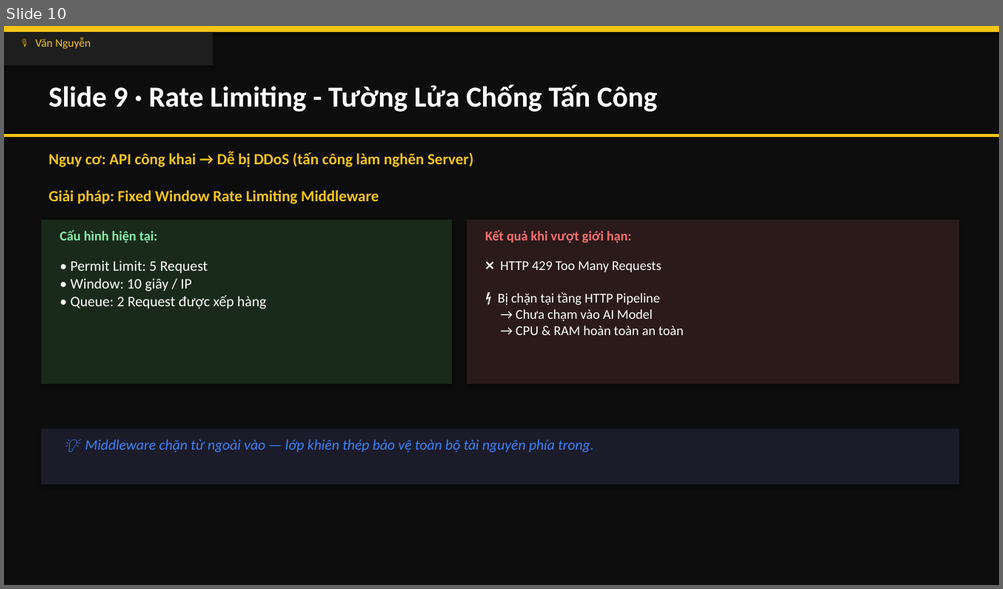
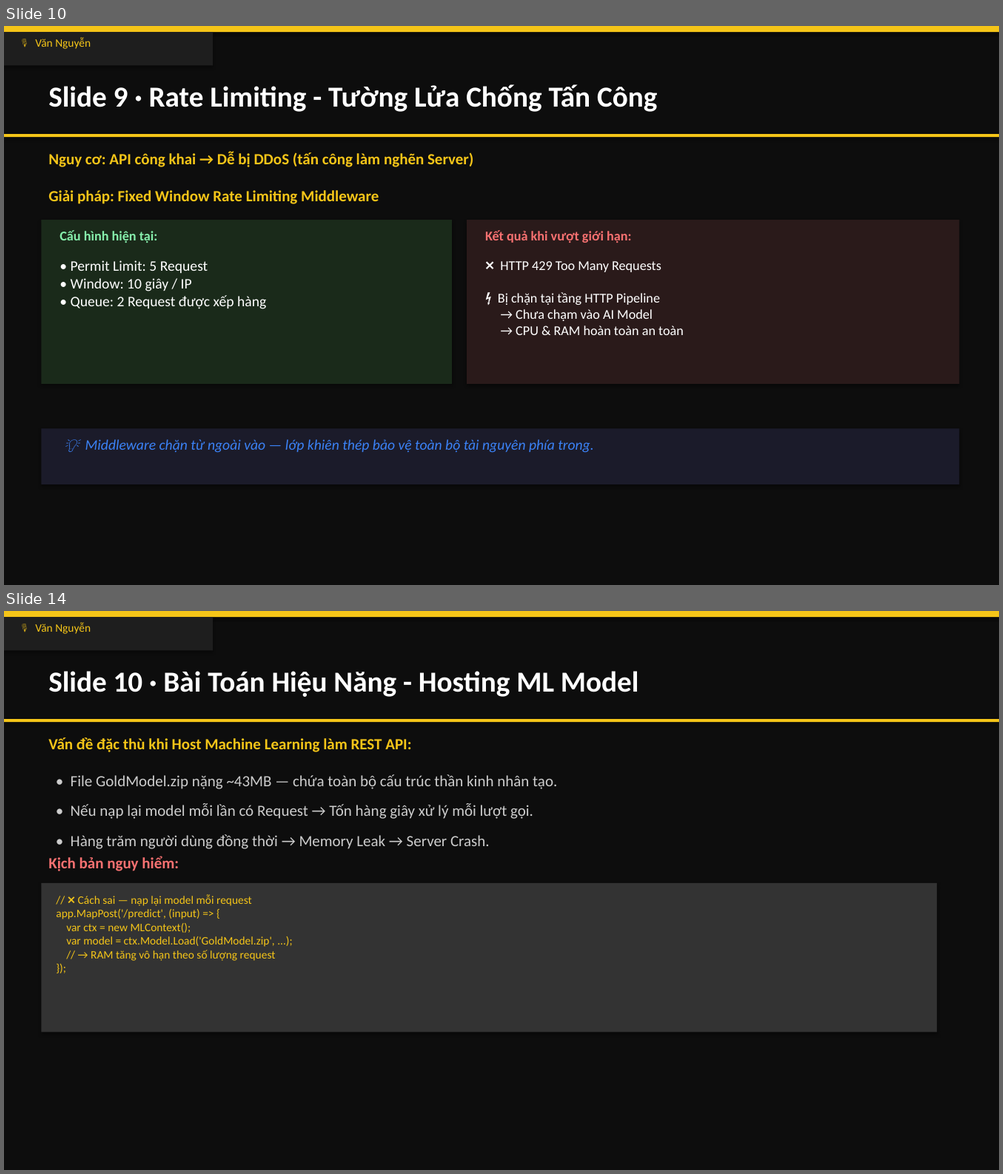
Before and after one commit to ThanhTrunggDEV/Group3, a slide deck: X-AURUM_Presentation.pptx. Shown one above the other, each under a label of ours: slide 10 before the commit, slides 10 and 14 after it; the slides between them are not shown. The pictures are 1003x589 and 1003x1174 pixels, drawn with LibreOffice and Linux fonts; fonts in the diff are those of the drawing. Boxes give left, top, right and bottom in pixels: in the first picture for what was removed or moved away, otherwise in the second. Text is boxed around its words. In the diff, an @@ line names an element or a change of style, - is before the commit and + after.

```diff
--- a/X-AURUM_Presentation.pptx
+++ b/X-AURUM_Presentation.pptx
@@ slide 14 added at (4, 611, 999, 1170), background #0D0D0D @@
@@ rectangle added at (4, 611, 999, 617), fill #F5C518 @@
@@ rectangle added at (4, 617, 213, 650), fill #1E1E1E @@
@@ text added at (35, 622, 91, 634), 11 pt, text #F5C518 @@
+🎙 Văn Nguyễn
@@ text added at (48, 671, 639, 697), 28 pt, text #FFFFFF, bold @@
+Slide 10 · Bài Toán Hiệu Năng - Hosting ML Model
@@ rectangle added at (4, 719, 999, 722), fill #F5C518 @@
@@ text added at (48, 738, 411, 752), 15 pt, text #F5C518, bold @@
+Vấn đề đặc thù khi Host Machine Learning làm REST API:
@@ text added at (71, 775, 557, 789), 15 pt, text #CCCCCC @@
+• File GoldModel.zip nặng ~43MB — chứa toàn bộ cấu trúc thần kinh nhân tạo.
@@ text added at (71, 803, 533, 819), 15 pt, text #CCCCCC @@
+• Nếu nạp lại model mỗi lần có Request → Tốn hàng giây xử lý mỗi lượt gọi.
@@ text added at (71, 834, 489, 849), 15 pt, text #CCCCCC @@
+• Hàng trăm người dùng đồng thời → Memory Leak → Server Crash.
@@ text added at (48, 856, 179, 871), 15 pt, text #F87171, bold @@
+Kịch bản nguy hiểm:
@@ rectangle added at (41, 883, 936, 1033), fill #333333 @@
@@ text added at (56, 894, 276, 961), 11 pt, text #F5C518 @@
+// ❌ Cách sai — nạp lại model mỗi request
+app.MapPost('/predict', (input) => {
+var ctx = new MLContext();
+var model = ctx.Model.Load('GoldModel.zip', ...);
+// → RAM tăng vô hạn theo số lượng request
+});
```
Also in this commit, not shown: 4 slides changed, 2 other slides added, 1 other file.
